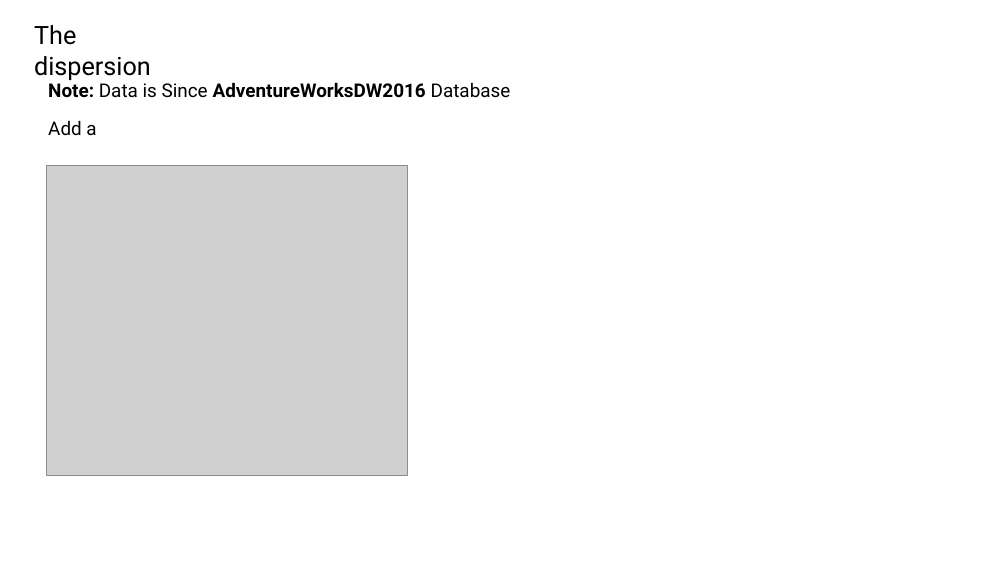
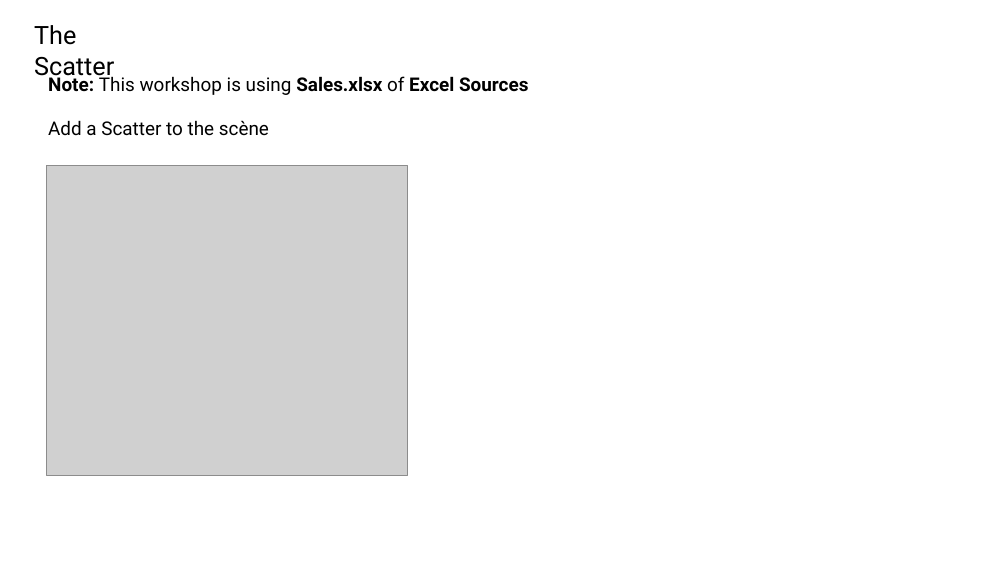
Before and after one commit to bejaouibechir/PowerBI, a slide deck: slide 2 of English/6.Visuals/5.The Scatter.pptx. Drawn at 1008x567 pixels with LibreOffice and Linux fonts; fonts in the diff are those of the drawing; grey boxes stand for pictures. Boxes give left, top, right and bottom in pixels: in the first picture for what was removed or moved away, otherwise in the second. Text is boxed around its words. In the diff, an @@ line names an element or a change of style, - is before the commit and + after.

```diff
--- a/English/6.Visuals/5.The Scatter.pptx
+++ b/English/6.Visuals/5.The Scatter.pptx
@@ text at bbox=[34, 25, 114, 81]: text changed @@
-The dispersion
+The Scatter
@@ text at bbox=[48, 73, 528, 95]: text changed @@
-Note: Data is Since AdventureWorksDW2016 Database
+Note: This workshop is using Sales.xlsx of Excel Sources
@@ text at bbox=[48, 120, 269, 136]: text changed @@
-Add a
+Add a Scatter to the scène
```
Also in this commit, not shown: 1 other slide changed, 4 slides added, 4 slides removed, 15 other files.
